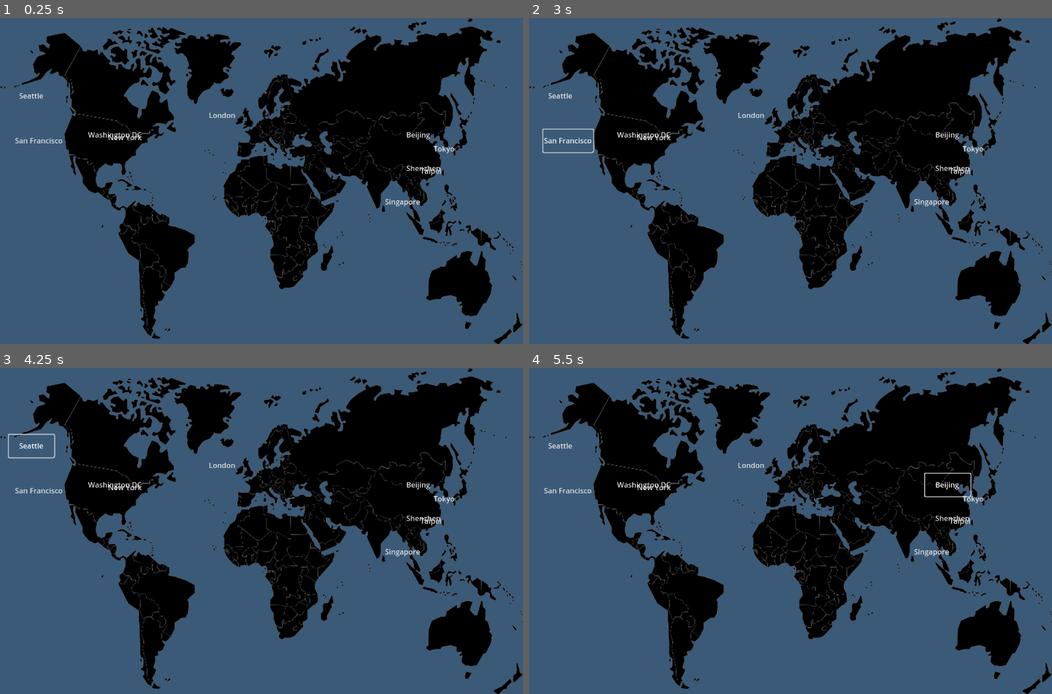
Above: before the commit, frames 1-4 (two rows, left to right).
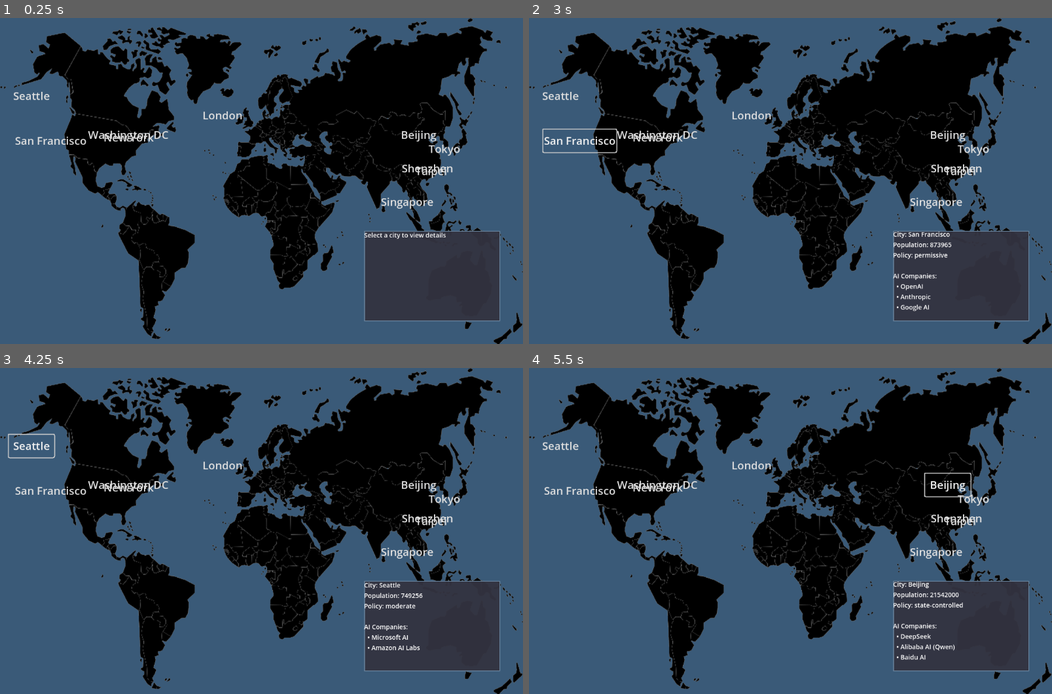
Above: after the commit, the same moments.

Repository: dwks/best-laid-plan-game
Game: Godot game, scene res://scenes/main.tscn
The game is run twice, just before and just after one commit, with the same random seed, the same clock (stepped at 60 frames per second) and the same inputs.
Inputs:
- Up to frame 1 (0.25 s): no input
- Up to frame 2 (3 s): click "New York" at 0.5 s; click "New York" at 1.25 s; click "Washington DC" at 2 s; click "San Francisco" at 2.75 s
- Up to frame 3 (4.25 s): click "Seattle" at 3.5 s
- Up to frame 4 (5.5 s): click "London" at 4.25 s; click "Beijing" at 5 s

The runs differ from the first frame. In frame 1, 8.3% of the frame differs, in the area x 2-96%, y 22-93%; in frame 2, 8.3%; in frame 3, 8.3%; in frame 4, 8.3%.

Commit message:
click cities to see info

Diff:
--- a/scripts/game_manager.gd
+++ b/scripts/game_manager.gd
@@ -15,82 +15,62 @@
 		"washington_dc": {
 			"name": "Washington DC",
 			"population": 692_683,
-			"ai_adoption_rate": 0.55,
 			"policy_restrictions": "regulated",
-			"economic_growth": 2.1,
-			"quality_of_life": 0.78
+			"ai_companies": ["Palo Alto Networks (Gov)"]
 		},
 		"san_francisco": {
 			"name": "San Francisco",
 			"population": 873_965,
-			"ai_adoption_rate": 0.85,
 			"policy_restrictions": "permissive",
-			"economic_growth": 4.5,
-			"quality_of_life": 0.65
+			"ai_companies": ["OpenAI", "Anthropic", "Google AI"]
 		},
 		"seattle": {
 			"name": "Seattle",
 			"population": 749_256,
-			"ai_adoption_rate": 0.78,
 			"policy_restrictions": "moderate",
-			"economic_growth": 3.8,
-			"quality_of_life": 0.72
+			"ai_companies": ["Microsoft AI", "Amazon AI Labs"]
 		},
 		"new_york": {
 			"name": "New York",
 			"population": 8_336_817,
-			"ai_adoption_rate": 0.35,
 			"policy_restrictions": "moderate",
-			"economic_growth": 2.5,
-			"quality_of_life": 0.75
+			"ai_companies": ["Bloomberg AI"]
 		},
 		"london": {
 			"name": "London",
 			"population": 9_648_110,
-			"ai_adoption_rate": 0.42,
 			"policy_restrictions": "strict",
-			"economic_growth": 1.8,
-			"quality_of_life": 0.82
+			"ai_companies": ["DeepMind"]
 		},
 		"beijing": {
 			"name": "Beijing",
 			"population": 21_542_000,
-			"ai_adoption_rate": 0.72,
 			"policy_restrictions": "state-controlled",
-			"economic_growth": 4.1,
-			"quality_of_life": 0.61
+			"ai_companies": ["DeepSeek", "Alibaba AI (Qwen)", "Baidu AI"]
 		},
 		"shenzhen": {
 			"name": "Shenzhen",
 			"population": 17_600_000,
-			"ai_adoption_rate": 0.88,
 			"policy_restrictions": "permissive",
-			"economic_growth": 5.2,
-			"quality_of_life": 0.55
+			"ai_companies": ["Huawei AI", "Tencent AI Lab"]
 		},
 		"singapore": {
 			"name": "Singapore",
 			"population": 5_686_000,
-			"ai_adoption_rate": 0.65,
 			"policy_restrictions": "moderate",
-			"economic_growth": 3.9,
-			"quality_of_life": 0.89
+			"ai_companies": ["Grab AI"]
 		},
 		"tokyo": {
 			"name": "Tokyo",
 			"population": 13_515_271,
-			"ai_adoption_rate": 0.58,
 			"policy_restrictions": "permissive",
-			"economic_growth": 3.2,
-			"quality_of_life": 0.68
+			"ai_companies": ["Sony AI", "Sakana AI"]
 		},
 		"taipei": {
 			"name": "Taipei",
 			"population": 2_646_000,
-			"ai_adoption_rate": 0.75,
 			"policy_restrictions": "moderate",
-			"economic_growth": 4.3,
-			"quality_of_life": 0.73
+			"ai_companies": ["TSMC AI", "MediaTek AI"]
 		}
 	}
 
--- a/scripts/info_panel.gd
+++ b/scripts/info_panel.gd
@@ -1,8 +1,9 @@
 extends Panel
 
 func _ready():
-	visible = false
+	visible = true  # Start visible so we can see it
+	GameManager.city_selected.connect(_on_city_selected)
 
 func _on_city_selected(city_name: String):
 	visible = true
-	print("Info panel: ", city_name)
+	print("Info panel showing city: ", city_name)
--- a/scripts/world_map.gd
+++ b/scripts/world_map.gd
@@ -101,6 +101,7 @@
 
 		var button = Button.new()
 		button.custom_minimum_size = Vector2(100, 50)
+		button.add_theme_font_size_override("font_size", 24)
 
 		# Scale positions based on window size
 		var relative_x = CITY_POSITIONS[city_id].x / map_size.x
@@ -152,17 +153,19 @@
 			label.text = format_city_info(city_data)
 
 func format_city_info(data: Dictionary) -> String:
-	return """City: %s
+	var info = """City: %s
 Population: %s
-AI Adoption: %d%%
 Policy: %s
-Economic Growth: %.1f%%
-Quality of Life: %.0f%%
 """ % [
 	data.name,
 	str(data.population),
-	(data.ai_adoption_rate * 100) as int,
-	data.policy_restrictions,
-	data.economic_growth,
-	(data.quality_of_life * 100)
+	data.policy_restrictions
 ]
+
+	# Add AI companies if available
+	if data.has("ai_companies") and data.ai_companies.size() > 0:
+		info += "\nAI Companies:\n"
+		for company in data.ai_companies:
+			info += "  • %s\n" % company
+
+	return info
